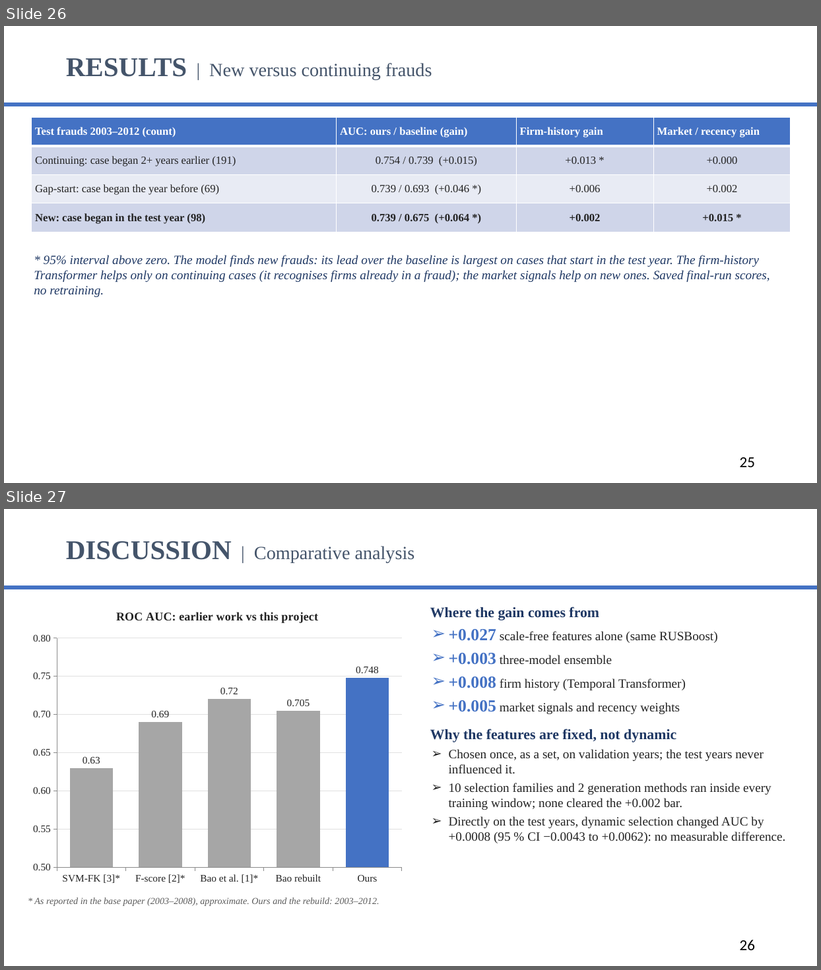
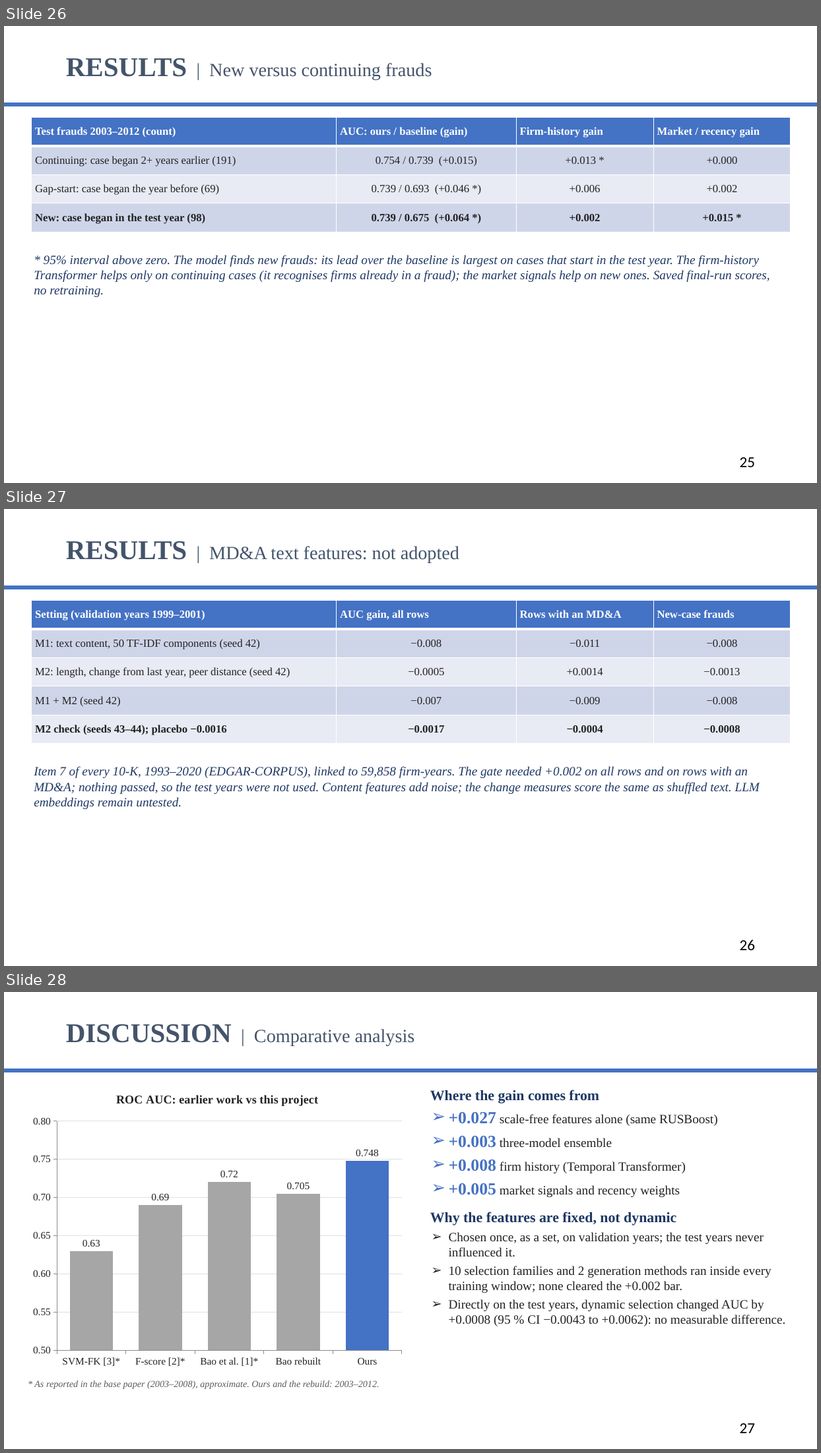
Before and after one commit to dhruv-37/Final-Year-Project-Minor, a slide deck: presentation/Fraud_Detection_Midterm_IIITR.pptx. Shown one above the other, each under a label of ours: slides 26 and 27 before the commit, slides 26, 27 and 28 after it. The pictures are 821x970 and 821x1453 pixels, drawn with LibreOffice and Linux fonts; fonts in the diff are those of the drawing; background and template pictures are left out. Boxes give left, top, right and bottom in pixels: in the first picture for what was removed or moved away, otherwise in the second. Text is boxed around its words. In the diff, an @@ line names an element or a change of style, - is before the commit and + after.

```diff
--- a/presentation/Fraud_Detection_Midterm_IIITR.pptx
+++ b/presentation/Fraud_Detection_Midterm_IIITR.pptx
@@ slide 27 added at [4, 509, 817, 966], background #FFFFFF; not listed: 1 template element that a slide beside it also shows @@
@@ title added at [66, 541, 459, 563], 22 pt, text #44546A @@
+RESULTS | MD&A text features: not adopted
@@ table added at [32, 601, 791, 744], 5 rows, 4 columns @@
+Setting (validation years 1999–2001) | AUC gain, all rows | Rows with an MD&A | New-case frauds
+M1: text content, 50 TF-IDF components (seed 42) | −0.008 | −0.011 | −0.008
+M2: length, change from last year, peer distance (seed 42) | −0.0005 | +0.0014 | −0.0013
+M1 + M2 (seed 42) | −0.007 | −0.009 | −0.008
+M2 check (seeds 43–44); placebo −0.0016 | −0.0017 | −0.0004 | −0.0008
@@ text added at [34, 766, 760, 809], 15 pt, text #1F3864, italic @@
+Item 7 of every 10-K, 1993–2020 (EDGAR-CORPUS), linked to 59,858 firm-years. The gate needed +0.002 on all rows and on rows with an MD&A; nothing passed, so the test years were not used. Content features add noise; the change measures score the same as shuffled text. LLM embeddings remain untested.
@@ page number added at [740, 940, 755, 951], 18 pt, text #000000 @@
+26
@@ what was slide 27 is now slide 28 @@
@@ page number at [740, 1424, 755, 1434]: text changed @@
-26
+27
```
Also in this commit, not shown: 1 slide changed, 8 other files.
